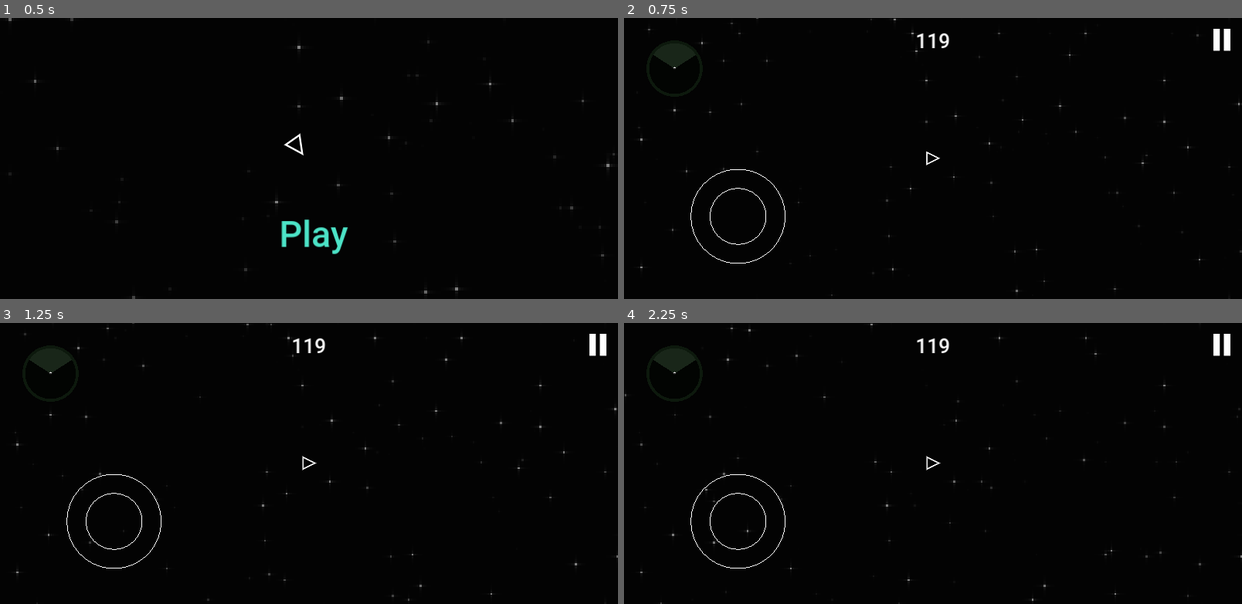
Above: before the commit, frames 1-4 (two rows, left to right).
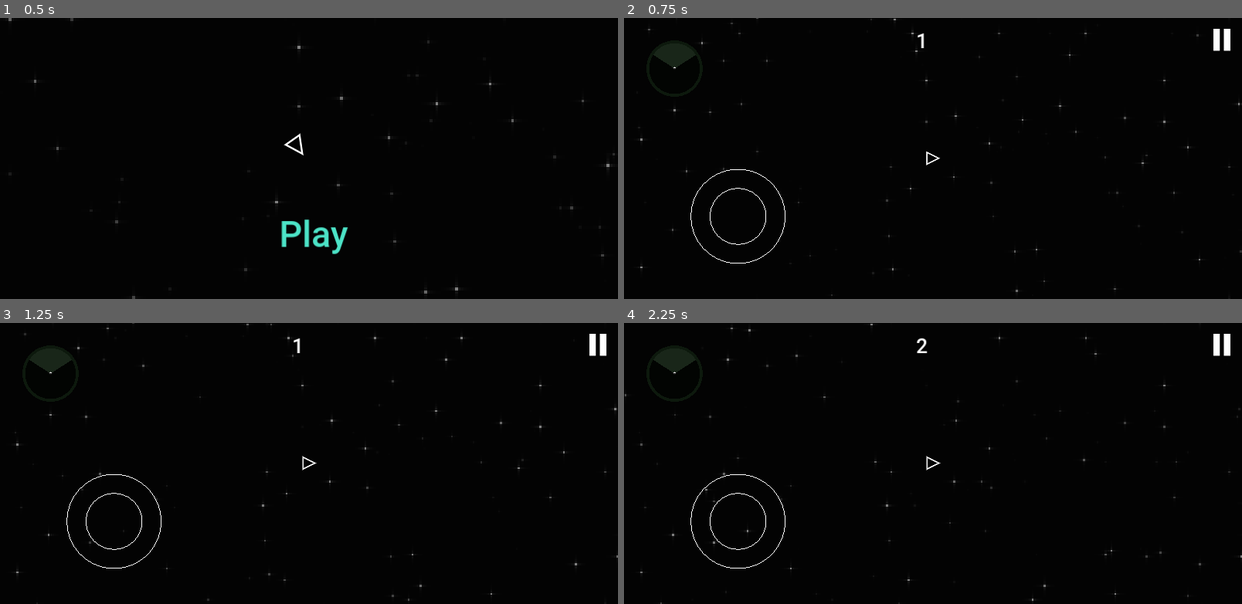
Above: after the commit, the same moments.

Repository: Ryu204/name-later
Game: Godot game, scene res://Layouts/index.tscn
Same seed, same stepped clock (60 frames per second), same inputs: the game is played once before the commit and once after it.
Inputs (mouse positions are in pixels of both pictures, inside the frame that each line leads up to):
- Up to frame 1 (0.5 s): no input
- Up to frame 2 (0.75 s): click "Play" at 0.5 s
- Up to frame 3 (1.25 s): no input
- Up to frame 4 (2.25 s): click (1223, 345) at 1.25 s; click (933, 463) at 2 s

Frame 1 is identical in both runs. In frame 2, 0.1% of the frame differs, in the area x 47-53%, y 5-11%; in frame 3, 0.1%; in frame 4, 0.2%.

Commit message:
Feat: functional score

Diff:
--- a/Components/Manager/environment_manager.gd
+++ b/Components/Manager/environment_manager.gd
@@ -1,9 +1,9 @@
 extends Spawner
 
 @export var player: Player
-@export var start_area_spawn_time: float = 20.0
 @export var area_spawn_rate: float = 0.05
 
+var should_spawn_area: bool = false
 var _non_area_spawn_count: float
 
 func _ready() -> void:
@@ -25,10 +25,11 @@
 		return
 	node.rotation = MoreMath.random_number() * PI
 
-func _get_level(current_time: float) -> float:
-	if current_time < start_area_spawn_time:
+func _get_level(_time: float) -> float:
+	if not should_spawn_area:
 		return MoreMath.random_number() * (_non_area_spawn_count / spawnables_list.size() - Constants.EPSILON)
-	var spawn_area = MoreMath.random_number() < area_spawn_rate
-	if spawn_area:
+
+	var will_spawn_area = MoreMath.random_number() < area_spawn_rate
+	if will_spawn_area:
 		return lerp(_non_area_spawn_count / spawnables_list.size(), 1.0, MoreMath.random_number())
 	return _non_area_spawn_count / spawnables_list.size() * MoreMath.random_number()
--- /dev/null
+++ b/Components/score.gd
@@ -0,0 +1,28 @@
+class_name Score
+
+extends Label
+
+var _score: int = 0
+var _elapsed: float = 0
+const _event_thresholds: Dictionary = {
+	45: SCORE_EVENT.START_SPAWN_POWER_UP,
+	70: SCORE_EVENT.START_SPAWN_AREA,
+}
+
+signal event_reached(SCORE_EVENT) # Emits when `_score` reaches set thresholds
+
+enum SCORE_EVENT {
+	START_SPAWN_AREA,
+	START_SPAWN_POWER_UP,
+}
+
+func _process(delta: float) -> void:
+	_elapsed += delta
+	while _elapsed > _score:
+		_increase()
+
+func _increase() -> void:
+	_score += 1
+	text = str(_score)
+	if _score in _event_thresholds:
+		event_reached.emit(_event_thresholds[_score])
--- a/Layouts/game.gd
+++ b/Layouts/game.gd
@@ -5,7 +5,9 @@
 @onready var _player = $Player
 @onready var _camera = $Camera2D
 @onready var _powerup_manager = $PowerupManager
+@onready var _environment_manager = $EnvironmentManager
 @onready var _minimap = $CanvasLayer/Minimap/SubViewport
+@onready var _score = $CanvasLayer/Score
 
 var _is_player_alive: bool = true
 
@@ -24,10 +26,13 @@
 
 func _init_gameplay() -> void:
 	_player.destroyed.connect(func(): _is_player_alive = false)
-	# Actually, we wait for the score, but there is no score now so...
-	await get_tree().create_timer(10.0).timeout
-
-	_powerup_manager.should_spawn = true
+	_score.event_reached.connect(func(type: Score.SCORE_EVENT):
+		match type:
+			Score.SCORE_EVENT.START_SPAWN_POWER_UP:
+				_powerup_manager.should_spawn = true
+			Score.SCORE_EVENT.START_SPAWN_AREA:
+				_environment_manager.should_spawn_area = true
+	)
 
 func _process(_delta: float) -> void:
 	if _is_player_alive:
--- a/Layouts/game.tscn
+++ b/Layouts/game.tscn
@@ -1,9 +1,10 @@
-[gd_scene load_steps=13 format=3 uid="uid://bkrjsx2q53cp2"]
+[gd_scene load_steps=14 format=3 uid="uid://bkrjsx2q53cp2"]
 
 [ext_resource type="Texture2D" uid="uid://cg8y4h0b4rinm" path="res://Textures/button_pause.png" id="1_2cyyj"]
 [ext_resource type="Script" path="res://Layouts/game.gd" id="1_pwcpb"]
 [ext_resource type="Theme" uid="uid://bc40efy8a55jg" path="res://Themes/main.tres" id="2_yl7tb"]
 [ext_resource type="PackedScene" uid="uid://bit1yaadtv7i" path="res://Components/joystick.tscn" id="3_vmjwi"]
+[ext_resource type="Script" path="res://Components/score.gd" id="4_fk0h6"]
 [ext_resource type="Script" path="res://Scripts/minimap.gd" id="5_2eeet"]
 [ext_resource type="Shader" path="res://Shaders/minimap.gdshader" id="6_clplf"]
 [ext_resource type="PackedScene" uid="uid://d15dv55or5iyv" path="res://Components/Player/player.tscn" id="6_klyhy"]
@@ -43,6 +44,7 @@
 grow_horizontal = 2
 theme = ExtResource("2_yl7tb")
 text = "119"
+script = ExtResource("4_fk0h6")
 
 [node name="Joystick" parent="CanvasLayer" instance=ExtResource("3_vmjwi")]
 anchors_preset = 2
